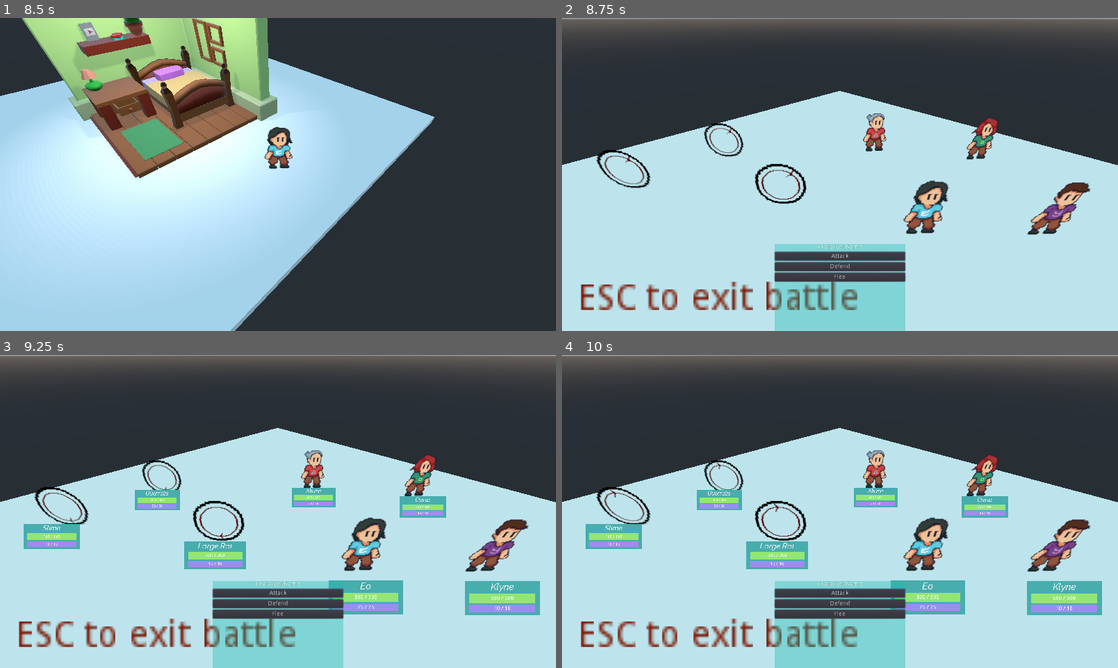
Above: before the commit, frames 1-4 (two rows, left to right).
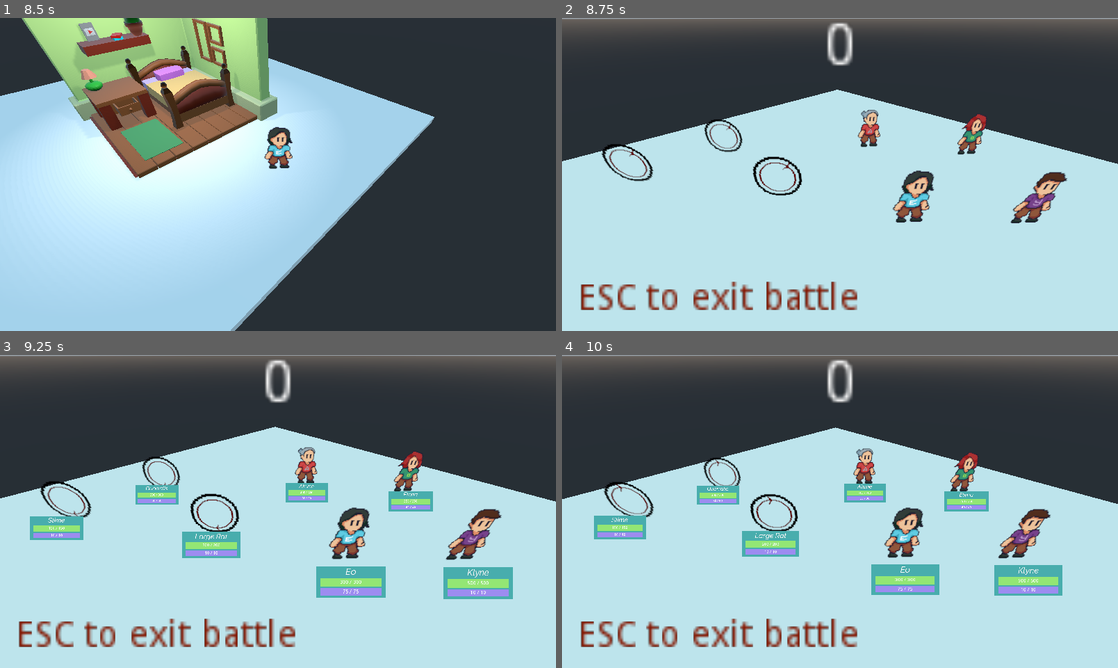
Above: after the commit, the same moments.

Repository: avsecam/aob
Game: Godot game, scene res://Scenes/Main.tscn
The game is run twice, just before and just after one commit, with the same random seed, the same clock (stepped at 60 frames per second) and the same inputs.
Inputs (mouse positions are in pixels of both pictures, inside the frame that each line leads up to):
- Up to frame 1 (8.5 s): tap Enter (ui_accept) at 0.5, 0.77, 1.52, 3.02, 3.77, 4.52, 5, 6.02, 6.77, 7.52 s; hold Right (ui_right) 0.53-1.28 s; hold Shift (sprint) 0.53-1.28 s; hold Down (ui_down) 1.28-2.03 s; tap Shift (sprint) every 1.5 s from 1.35 to 7.35 s; hold Right (ui_right) 2.03-2.78 s; hold Shift (sprint) 2.03-2.78 s; hold Up (ui_up) 2.78-3.53 s; hold Shift (sprint) 3.53-4.28 s; hold Left (ui_left) 3.53-5.03 s; hold Down (ui_down) 5.03-5.78 s; hold Shift (sprint) 5.03-5.78 s; hold Right (ui_right) 5.78-6.53 s; hold Up (ui_up) 6.53-7.28 s; hold Shift (sprint) 6.53-7.28 s; hold Right (ui_right) 7.28-8.03 s; hold Down (ui_down) from 8.03 s (still down); hold Shift (sprint) from 8.03 s (still down)
- Up to frame 2 (8.75 s): keep holding Down (ui_down); keep holding Shift (sprint)
- Up to frame 3 (9.25 s): release Down (ui_down) at 8.75 s; release Shift (sprint) at 8.75 s; click (278, 592) at 8.75 s, where only the run before the commit has a clickable "Attack"
- Up to frame 4 (10 s): click (840, 602) at 9.5 s, where only the run before the commit has a clickable "Defend"

Frame 1 is identical in both runs. In frame 2, 13% of the frame differs, in the area x 0-100%, y 1-100%; in frame 3, 20%; in frame 4, 21%.

Commit message:
Add small animation to BattleCamera

Diff:
--- a/Scenes/Battle/Battle.gd
+++ b/Scenes/Battle/Battle.gd
@@ -4,7 +4,10 @@
 onready var heroPositions: Array = $Heroes.get_children()
 onready var enemyPositions: Array = $Enemies.get_children()
 onready var gui: Control = $CombatGUI
+onready var turnNumber: Label = $TurnNumber
+onready var combatOptions: Control = $CombatGUI/HBoxContainer/CombatOptions
 
+var turns: int = -1 # Number of turns cycled through
 var turnOrder: Array
 
 
@@ -13,9 +16,10 @@
 
 	_add_participants()
 	_set_turn_order()
+	_set_combat_options()
+	_set_signals()
 
-	gui.get_node("HBoxContainer/CombatOptions/Container").get_child(1).grab_focus()
-	gui.get_node("HBoxContainer/CombatOptions").buttons[1].connect("pressed", heroPositions[0].get_child(0), "attack", [enemyPositions[0].get_child(0)])
+	combatOptions.buttons[1].connect("pressed", heroPositions[0].get_child(0), "_attack", [enemyPositions[0].get_child(0)])
 
 
 func _add_participants():
@@ -40,12 +44,47 @@
 		enemyPositions[i].add_child(combatCharacter)
 		i += 1
 
+	# clear empty positions
+	for hero in heroPositions:
+		if hero.get_child_count() <= 0:
+			hero.queue_free()
+			heroPositions.erase(hero)
+	for enemy in enemyPositions:
+		if enemy.get_child_count() <= 0:
+			enemy.queue_free()
+			enemyPositions.erase(enemy)
 
+
+# Call at start and when turnOrder is empty (AKA turn order finished)
 func _set_turn_order():
+	turns += 1
+	turnNumber.text = String(turns)
 	turnOrder = []
 	for character in heroPositions + enemyPositions:
 		turnOrder.append(character)
-	print(turnOrder)
+	turnOrder.sort_custom(SortBySpeed, "_sort_speed")
+
+
+# Next character in current turn queue
+func _next_turn():
+	turnOrder.remove(0)
+	_set_combat_options()
+
+
+# Show combat options or not
+func _set_combat_options():
+	var currentCharacter = turnOrder[0]
+	if currentCharacter.get_parent().name == "Heroes":
+		combatOptions.visible = true
+		combatOptions.label.text = currentCharacter.get_child(0).characterInfo.characterName
+		combatOptions.get_node("Container").get_child(1).grab_focus()
+	else:
+		combatOptions.visible = false
+
+
+func _set_signals():
+	for character in heroPositions + enemyPositions:
+		character.get_child(0).connect("damaged", self, "_next_turn")
 
 
 func _get_input():
@@ -66,3 +105,10 @@
 	GameData.player.translation = PlayerData.position
 	PlayerData.inBattle = false
 	queue_free()
+
+
+class SortBySpeed:
+	static func _sort_speed(a: Spatial, b: Spatial):
+		if a.get_child(0).characterInfo.speed > b.get_child(0).characterInfo.speed:
+			return true
+		return false
--- a/Scenes/Battle/Battle.tscn
+++ b/Scenes/Battle/Battle.tscn
@@ -1,7 +1,8 @@
-[gd_scene load_steps=5 format=2]
+[gd_scene load_steps=6 format=2]
 
 [ext_resource path="res://Scenes/Battle/Battle.gd" type="Script" id=1]
 [ext_resource path="res://Scenes/Battle/CombatOptions.tscn" type="PackedScene" id=2]
+[ext_resource path="res://Scenes/Battle/BattleCamera.tscn" type="PackedScene" id=3]
 
 [sub_resource type="BoxShape" id=1]
 extents = Vector3( 30, 1, 30 )
@@ -60,8 +61,7 @@
 [node name="Enemy4" type="Position3D" parent="Enemies"]
 transform = Transform( 1, 0, 0, 0, 1, 0, 0, 0, 1, -0.761061, 0, 8.86215 )
 
-[node name="Camera" type="Camera" parent="."]
-transform = Transform( 0.707107, -0.40558, 0.579228, 0, 0.819152, 0.573577, -0.707107, -0.40558, 0.579228, 16.59, 17, 16.48 )
+[node name="BattleCamera" parent="." instance=ExtResource( 3 )]
 
 [node name="TipExit" type="Label" parent="."]
 modulate = Color( 0.517647, 0.0862745, 0, 1 )
@@ -75,12 +75,27 @@
 "_edit_use_anchors_": false
 }
 
+[node name="TurnNumber" type="Label" parent="."]
+anchor_right = 1.0
+margin_right = -1152.0
+margin_bottom = 14.0
+grow_horizontal = 2
+grow_vertical = 2
+rect_scale = Vector2( 10, 10 )
+text = "asdasdasd"
+align = 1
+__meta__ = {
+"_edit_lock_": true,
+"_edit_use_anchors_": false
+}
+
 [node name="CombatGUI" type="Control" parent="."]
 anchor_top = 1.0
 anchor_right = 1.0
 anchor_bottom = 1.0
 margin_top = -200.0
 __meta__ = {
+"_edit_group_": true,
 "_edit_lock_": true,
 "_edit_use_anchors_": false
 }
--- /dev/null
+++ b/Scenes/Battle/BattleCamera.tscn
@@ -0,0 +1,26 @@
+[gd_scene load_steps=2 format=2]
+
+[sub_resource type="Animation" id=1]
+resource_name = "move around"
+length = 9.0
+loop = true
+step = 1.0
+tracks/0/type = "value"
+tracks/0/path = NodePath(".:translation")
+tracks/0/interp = 1
+tracks/0/loop_wrap = true
+tracks/0/imported = false
+tracks/0/enabled = true
+tracks/0/keys = {
+"times": PoolRealArray( 0, 3, 6 ),
+"transitions": PoolRealArray( -2, -2, 1 ),
+"update": 0,
+"values": [ Vector3( 18, 17, 17 ), Vector3( 20, 18, 17.1 ), Vector3( 17, 18, 17.1 ) ]
+}
+
+[node name="BattleCamera" type="Camera"]
+transform = Transform( 0.707107, -0.40558, 0.579228, 0, 0.819152, 0.573577, -0.707107, -0.40558, 0.579228, 18, 17, 17 )
+
+[node name="AnimationPlayer" type="AnimationPlayer" parent="."]
+autoplay = "move around"
+"anims/move around" = SubResource( 1 )
--- a/Scenes/Battle/CombatCharacter.gd
+++ b/Scenes/Battle/CombatCharacter.gd
@@ -1,8 +1,8 @@
 extends Spatial
-class_name CombatCharacter
+
 
 signal attack(target, damage)
-signal damaged(damage)
+signal damaged()
 
 onready var combatInfo: VBoxContainer = $Billboard/Viewport/CombatInfo/Container/VBoxContainer
 onready var characterName: Label = combatInfo.get_node("Label")
@@ -19,8 +19,8 @@
 	characterName.text = characterInfo.characterName
 	healthBar.max_value = characterInfo.maxHealth
 	resourceBar.max_value = characterInfo.maxResource
-	_update_health()
-	_update_resource()
+	_update_health_bar()
+	_update_resource_bar()
 
 	# set the character scene to be shown
 	if isHero:
@@ -30,20 +30,23 @@
 	character = get_child(1)
 
 
-func _update_health():
+func _update_health_bar():
 	healthBar.value = characterInfo.currentHealth
 	healthBar.get_node("Label").text = "%d / %d" % [characterInfo.currentHealth, characterInfo.maxHealth]
-func _update_resource():
+func _update_resource_bar():
 	resourceBar.value = characterInfo.currentResource
 	resourceBar.get_node("Label").text = "%d / %d" % [characterInfo.currentResource, characterInfo.maxResource]
 
 
-func attack(target: CombatCharacter):
+func _attack(target: Spatial):
 	connect("attack", target, "_on_damaged")
 	emit_signal("attack", characterInfo.attackPhys)
 	disconnect("attack", target, "_on_damaged")
 
 
 func _on_damaged(damage):
+	emit_signal("damaged")
+	if characterInfo.currentHealth - damage <= 0:
+		queue_free()
 	characterInfo.currentHealth -= damage
-	_update_health()
+	_update_health_bar()
--- a/Scenes/Battle/CombatOptions.gd
+++ b/Scenes/Battle/CombatOptions.gd
@@ -1,7 +1,7 @@
 extends Control
 
 
-onready var buttons: Array = $Container.get_children()
+onready var buttons: Array = $Container/Buttons.get_children()
 onready var label: Label = $Container/Label
 
 
--- a/Scenes/Battle/CombatOptions.tscn
+++ b/Scenes/Battle/CombatOptions.tscn
@@ -22,27 +22,34 @@
 
 [node name="Label" type="Label" parent="Container"]
 margin_right = 300.0
-margin_bottom = 20.0
+margin_bottom = 14.0
 text = "Character Name"
 align = 1
 valign = 1
 
-[node name="Button" type="Button" parent="Container"]
-margin_top = 23.0
+[node name="Buttons" type="VBoxContainer" parent="Container"]
+margin_top = 18.0
 margin_right = 300.0
-margin_bottom = 38.0
+margin_bottom = 86.0
+__meta__ = {
+"_edit_use_anchors_": true
+}
+
+[node name="Button" type="Button" parent="Container/Buttons"]
+margin_right = 300.0
+margin_bottom = 20.0
 text = "Attack"
 
-[node name="Button2" type="Button" parent="Container"]
-margin_top = 47.0
+[node name="Button2" type="Button" parent="Container/Buttons"]
+margin_top = 24.0
 margin_right = 300.0
-margin_bottom = 62.0
+margin_bottom = 44.0
 text = "Defend"
 
-[node name="Button3" type="Button" parent="Container"]
-margin_top = 71.0
+[node name="Button3" type="Button" parent="Container/Buttons"]
+margin_top = 48.0
 margin_right = 300.0
-margin_bottom = 86.0
+margin_bottom = 68.0
 text = "Flee"
 
 [node name="ColorRect" type="ColorRect" parent="."]
--- a/Scenes/Character/Character.tscn
+++ b/Scenes/Character/Character.tscn
@@ -25,5 +25,4 @@
 transform = Transform( 10, 0, 0, 0, 10, 0, 0, 0, 10, 0, 3, 0 )
 billboard = 2
 frames = SubResource( 1 )
-frame = 4
 playing = true
--- a/project.godot
+++ b/project.godot
@@ -13,15 +13,9 @@
 "class": "CharacterStats",
 "language": "GDScript",
 "path": "res://Scenes/Character/CharacterStats.gd"
-}, {
-"base": "Spatial",
-"class": "CombatCharacter",
-"language": "GDScript",
-"path": "res://Scenes/Battle/CombatCharacter.gd"
 } ]
 _global_script_class_icons={
-"CharacterStats": "",
-"CombatCharacter": ""
+"CharacterStats": ""
 }
 
 [application]
